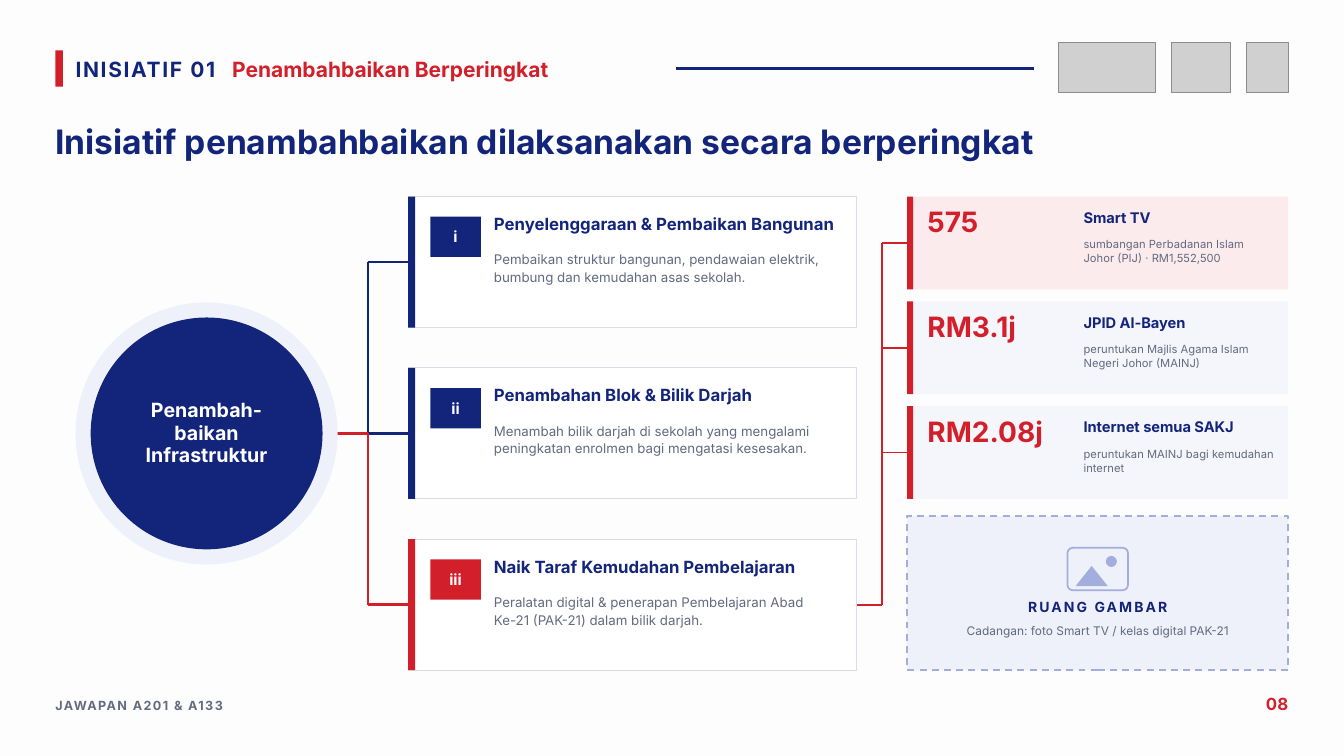
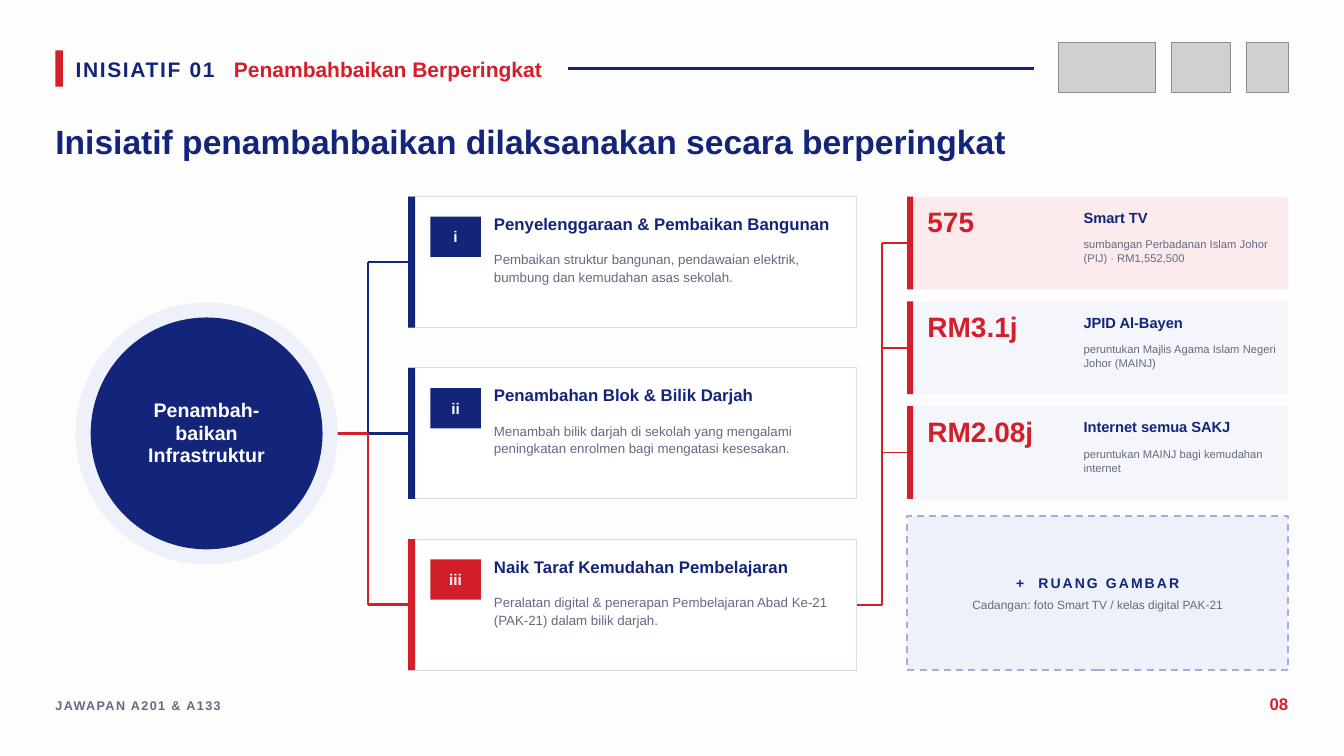
Before and after one commit to nawaljoe/Nawal, a slide deck: slide 8 of infografik-belanjawan-2027/Infografik_Jawapan_A201_A133_Belanjawan2027.pptx. Drawn at 1344x756 pixels with LibreOffice and Linux fonts; fonts in the diff are those of the drawing; grey boxes stand for pictures. Boxes give left, top, right and bottom in pixels: in the first picture for what was removed or moved away, otherwise in the second. Text is boxed around its words. In the diff, an @@ line names an element or a change of style, - is before the commit and + after.

```diff
--- a/infografik-belanjawan-2027/Infografik_Jawapan_A201_A133_Belanjawan2027.pptx
+++ b/infografik-belanjawan-2027/Infografik_Jawapan_A201_A133_Belanjawan2027.pptx
@@ line moved from (677, 69) - (1034, 69) to (568, 69) - (1034, 69) @@
@@ rounded rectangle removed at [1068, 547, 1128, 590] @@
@@ triangle removed at [1076, 567, 1108, 587] @@
@@ ellipse removed at [1106, 556, 1117, 567] @@
@@ text in rectangle at [972, 578, 1223, 611]: text added @@
++ RUANG GAMBAR
+Cadangan: foto Smart TV / kelas digital PAK-21
@@ text removed at [967, 626, 1229, 638] @@
-Cadangan: foto Smart TV / kelas digital PAK-21
@@ text removed at [1028, 601, 1087, 612] @@
-RUANG GAMBAR
@@ font Inter to Arial in 20 elements at [76, 61, 541, 81], [55, 129, 1005, 161], [148, 402, 265, 463], [494, 218, 829, 234], [494, 254, 799, 285], [494, 389, 753, 405], [494, 426, 792, 456], [494, 561, 788, 577], [494, 597, 827, 628], [927, 212, 974, 233], [1084, 212, 1148, 223], [1084, 240, 1268, 265], [927, 316, 1017, 342], [1084, 317, 1183, 331], [1084, 345, 1276, 369], [927, 421, 1033, 447], [1084, 421, 1230, 432], [1084, 450, 1263, 472], [55, 698, 761, 728], [1270, 698, 1289, 710] @@
```
Also in this commit, not shown: 17 other slides changed, 5 other files.
